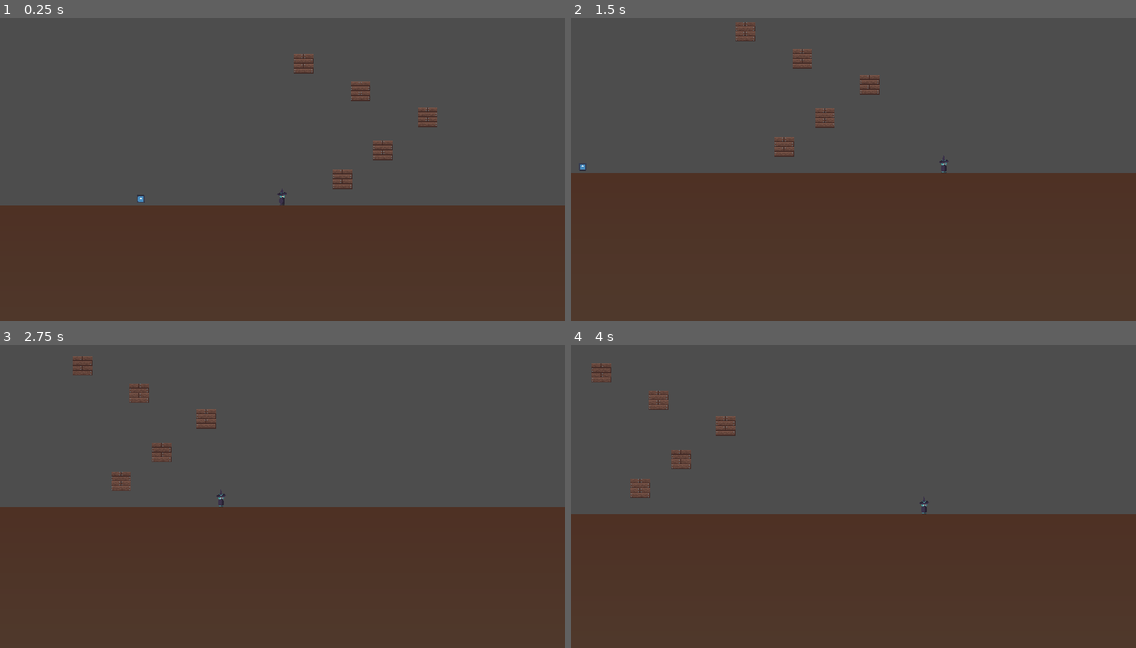
Above: before the commit, frames 1-4 (two rows, left to right).
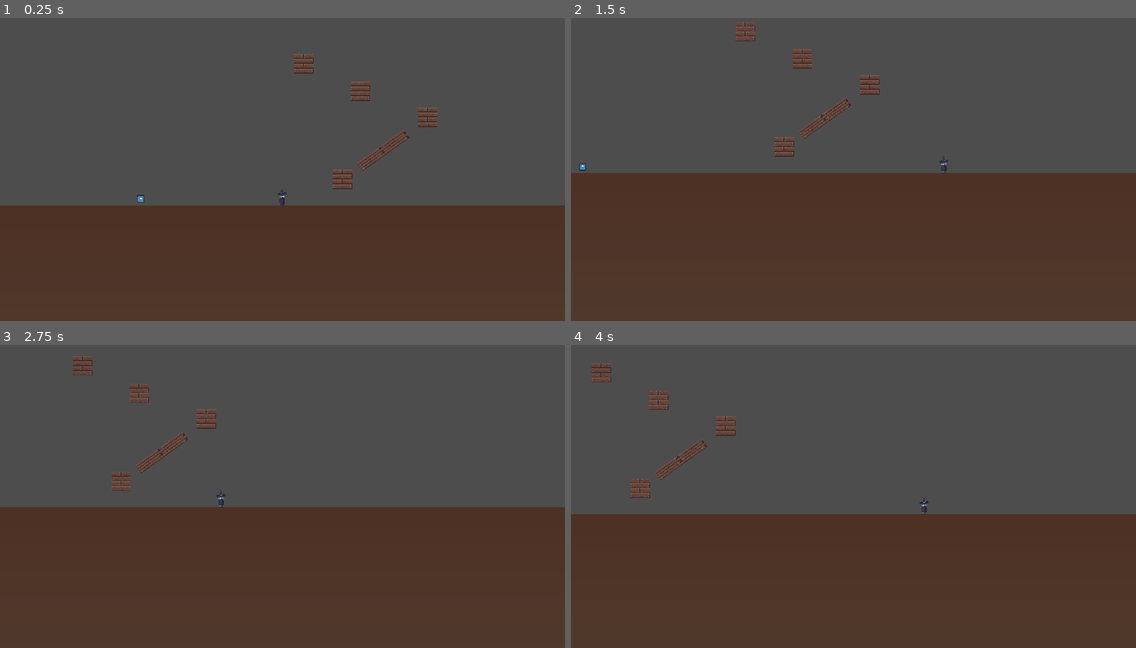
Above: after the commit, the same moments.

Repository: dicemaster5/Summon2Scale
Game: Godot game, scene res://scenes/main.tscn
Two runs of this game, one before a commit and one after it. Both use one fixed random seed, a clock stepped at 60 frames per second and the inputs below. The engine's default icon, where the game draws it, is replaced by a stand-in: a white triangle on a blue panel in a dark square.
Inputs:
- Up to frame 1 (0.25 s): no input
- Up to frame 2 (1.5 s): hold Shift (run) 0.53-1.28 s; hold D (move_right) from 0.53 s (still down); tap Space (jump) at 0.77 s; tap Shift (run) at 1.35 s
- Up to frame 3 (2.75 s): tap Space (jump) at 1.52 s; release D (move_right) at 2.03 s; hold A (move_left) from 2.03 s (still down); hold Shift (run) from 2.03 s (still down)
- Up to frame 4 (4 s): release A (move_left) at 2.78 s; release Shift (run) at 2.78 s; hold D (move_right) from 2.78 s (still down); tap Shift (run) at 2.85 s; tap Space (jump) at 3.02, 3.77 s; hold Shift (run) from 3.53 s (still down)

The runs differ from the first frame. In frame 1, 0.3% of the frame differs, in the area x 63-73%, y 36-51%; in frame 2, 0.3%; in frame 3, 0.3%; in frame 4, 0.3%.

Commit message:
Created win area for testing in main

Diff:
--- a/scenes/main.tscn
+++ b/scenes/main.tscn
@@ -25,6 +25,8 @@
 [node name="Camera2D" type="Camera2D" parent="." node_paths=PackedStringArray("follow_target")]
 script = ExtResource("1_k2bgo")
 follow_target = NodePath("../Player")
+
+[node name="UserInterfacaeManager" type="CanvasLayer" parent="."]
 
 [node name="Player" parent="." instance=ExtResource("1_ucno6")]
 position = Vector2(0, 107)
@@ -46,6 +48,8 @@
 
 [node name="Block2" parent="." instance=ExtResource("3_1miv3")]
 position = Vector2(205, 21)
+rotation = -0.622639
+scale = Vector2(2.95544, 0.505955)
 
 [node name="Block3" parent="." instance=ExtResource("3_1miv3")]
 position = Vector2(296, -47)
@@ -56,10 +60,11 @@
 [node name="Block5" parent="." instance=ExtResource("3_1miv3")]
 position = Vector2(43, -156)
 
-[node name="WinArea" type="Area2D" parent="."]
+[node name="WinArea" type="Area2D" parent="." node_paths=PackedStringArray("ui_canvas")]
 position = Vector2(-289, 120)
 script = ExtResource("4_2l6c1")
 win_screen_scene = ExtResource("5_yanaa")
+ui_canvas = NodePath("../UserInterfacaeManager")
 
 [node name="CollisionShape2D" type="CollisionShape2D" parent="WinArea"]
 shape = SubResource("RectangleShape2D_pidno")
--- a/systems/win_area.gd
+++ b/systems/win_area.gd
@@ -1,6 +1,7 @@
 extends Area2D
 
 @export var win_screen_scene: PackedScene
+@export var ui_canvas: CanvasLayer
 
 # Called when the node enters the scene tree for the first time.
 func _ready() -> void:
@@ -12,13 +13,8 @@
 	pass
 
 
-
-func _on_area_entered(area: Area2D) -> void:
-	pass # Replace with function body.
-
-
 func _on_body_entered(body: Node2D) -> void:
 	if body.name == "Player":
 		var win_screen: Control = win_screen_scene.instantiate()
-		add_sibling(win_screen)
+		ui_canvas.add_child(win_screen)
 	pass # Replace with function body.
Not shown: 1 places in scenes/main.tscn that only renumber resources
Not shown: 1 places in scenes/winscreen.tscn that only renumber resources
